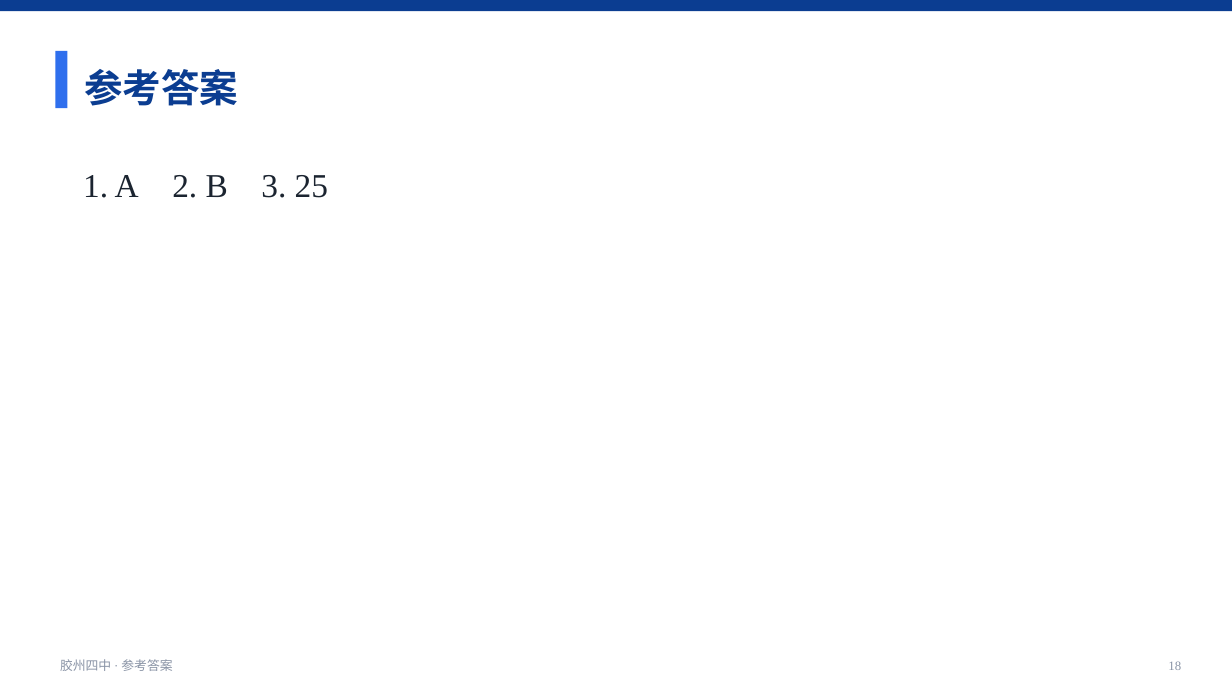
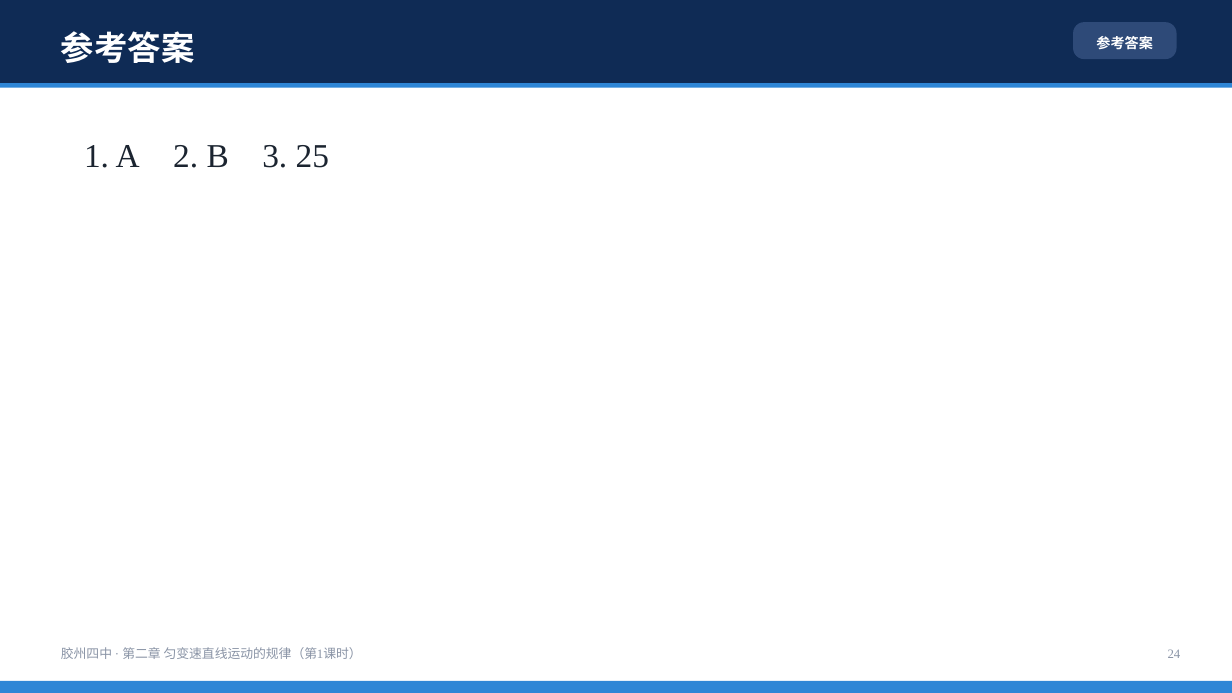
Before and after one commit to wohongshi/jszz, a slide deck: slide 24 of examples/preview/sample_xuean.pptx (slide 18 before the commit). Drawn at 1232x693 pixels with LibreOffice and Linux fonts; fonts in the diff are those of the drawing. Boxes give left, top, right and bottom in pixels: in the first picture for what was removed or moved away, otherwise in the second. Text is boxed around its words. In the diff, an @@ line names an element or a change of style, - is before the commit and + after.

```diff
--- a/examples/preview/sample_xuean.pptx
+++ b/examples/preview/sample_xuean.pptx
@@ rectangle: place and size @@
-rectangle at box(0, 0, 1232, 11)
+rectangle at box(0, 0, 1232, 83)
@@ rectangle at box(0, 0, 1232, 83): fill #0B3D91 to #0F2B55 @@
@@ text "参考答案": place and size @@
-text "参考答案" at box(84, 69, 238, 106)
+text "参考答案" at box(61, 31, 194, 63)
@@ text "参考答案" at box(61, 31, 194, 63): size 30 to 26 pt, text colour #0B3D91 to #FFFFFF; line spacing 1.25 to 1.3 @@
@@ text "参考答案" at box(1096, 36, 1153, 49): vertical alignment top to middle @@
@@ rounded rectangle added at box(1073, 22, 1177, 59), fill #2E4A78 @@
@@ rectangle removed at box(55, 51, 67, 108) @@
@@ text at box(1096, 36, 1153, 49): text changed; size 10 to 11 pt; text colour #8A94A6 to #FFFFFF; bold on @@
-胶州四中 · 参考答案
+参考答案
@@ rectangle added at box(0, 83, 1232, 88), fill #2E86D6 @@
@@ text "1. A 2. B 3. ...": place and size @@
-text "1. A 2. B 3. ..." at box(83, 175, 328, 198)
+text "1. A 2. B 3. ..." at box(84, 145, 329, 168)
@@ text "1. A 2. B 3. ..." at box(84, 145, 329, 168): indent changed @@
@@ text added at box(61, 647, 362, 659), 10 pt, text #8A94A6 @@
+胶州四中 · 第二章 匀变速直线运动的规律（第1课时）
@@ text added at box(1168, 649, 1181, 658), 10 pt, text #8A94A6 @@
+24
@@ rectangle added at box(0, 681, 1232, 693), fill #2E86D6 @@
@@ text removed at box(1168, 661, 1181, 670) @@
-18
```
Also in this commit, not shown: 19 other slides changed, 6 slides added, 28 other files.
